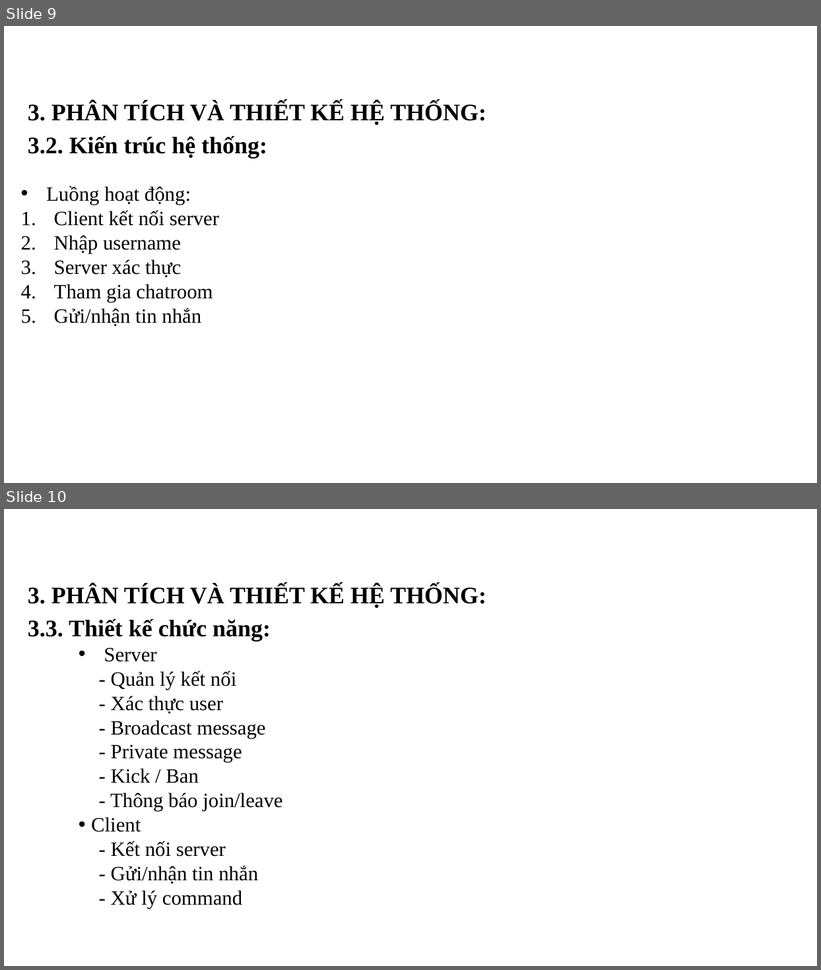
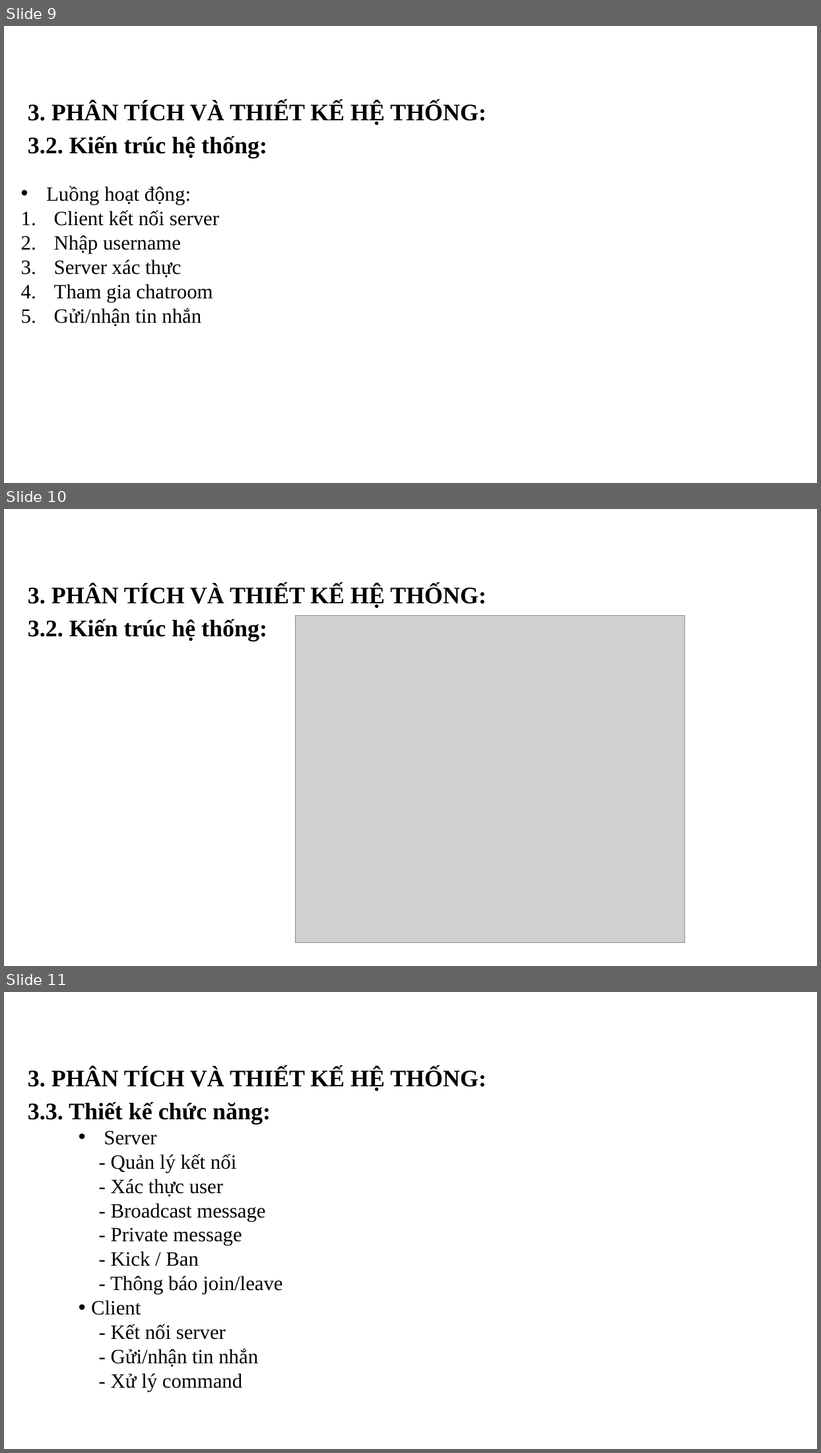
Before and after one commit to kKiet0508/UDM10_TCP_CHAT, a slide deck: PPTX/LTM_NHOM3.pptx. Shown one above the other, each under a label of ours: slides 9 and 10 before the commit, slides 9, 10 and 11 after it. The pictures are 821x970 and 821x1453 pixels, drawn with LibreOffice and Linux fonts; fonts in the diff are those of the drawing; grey boxes stand for pictures; background and template pictures are left out. Boxes give left, top, right and bottom in pixels: in the first picture for what was removed or moved away, otherwise in the second. Text is boxed around its words. In the diff, an @@ line names an element or a change of style, - is before the commit and + after.

```diff
--- a/PPTX/LTM_NHOM3.pptx
+++ b/PPTX/LTM_NHOM3.pptx
@@ slide 10 added at (4,509,817,966), background picture (left out) @@
@@ text added at (28,585,486,642), 42 pt, text #000000, bold @@
+3. PHÂN TÍCH VÀ THIẾT KẾ HỆ THỐNG:
+3.2. Kiến trúc hệ thống:
@@ picture added at (296,615,684,943) @@
@@ what was slide 10 is now slide 11 @@
```
Also in this commit, not shown: 1 slide changed.
